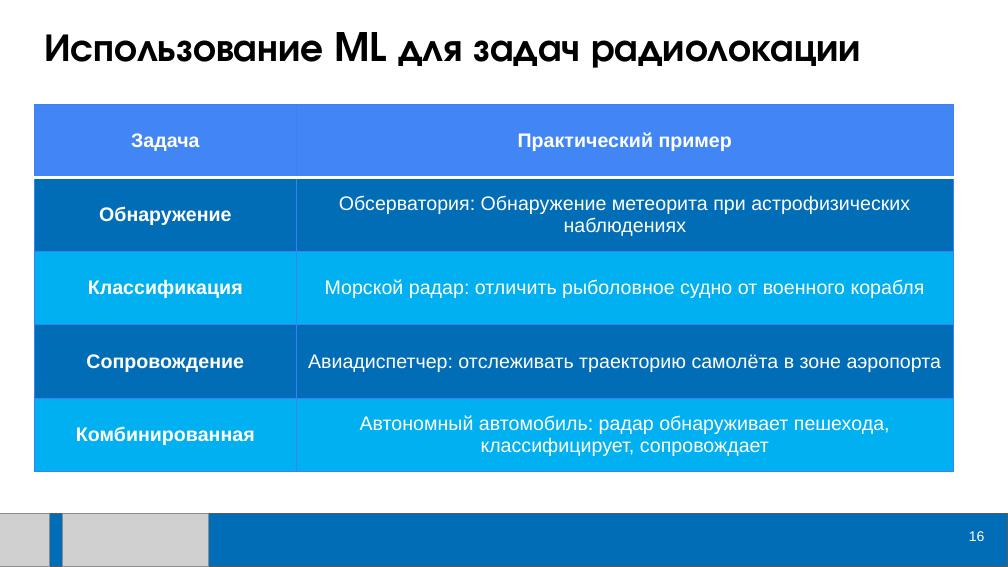
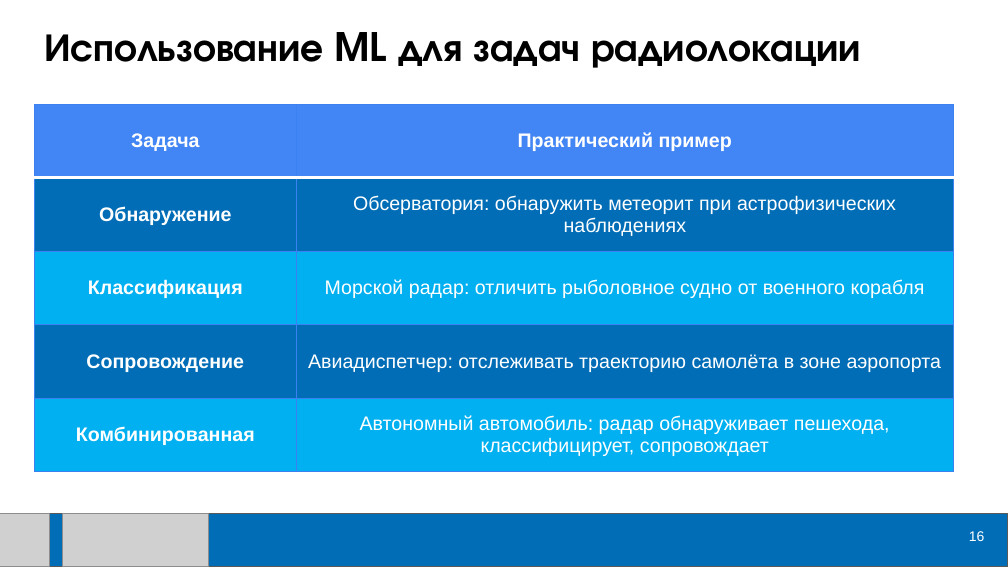
Before and after one commit to ml-dafe/ML_radiolocation_MIPT, a slide deck: slide 16 of Лекции/Лекция_01.pptx. Drawn at 1008x567 pixels with LibreOffice and Linux fonts; fonts in the diff are those of the drawing; grey boxes stand for pictures. Boxes give left, top, right and bottom in pixels: in the first picture for what was removed or moved away, otherwise in the second. Text is boxed around its words. In the diff, an @@ line names an element or a change of style, - is before the commit and + after.

Commit message:
update lecture 01

```diff
--- a/Лекции/Лекция_01.pptx
+++ b/Лекции/Лекция_01.pptx
@@ table at [34, 104, 954, 472] @@
-row 2, column 2: Обсерватория: Обнаружение метеорита при астрофизических наблюдениях
+row 2, column 2: Обсерватория: обнаружить метеорит при астрофизических наблюдениях
```
Also in this commit, not shown: 1 other slide changed, 1 slide added.
